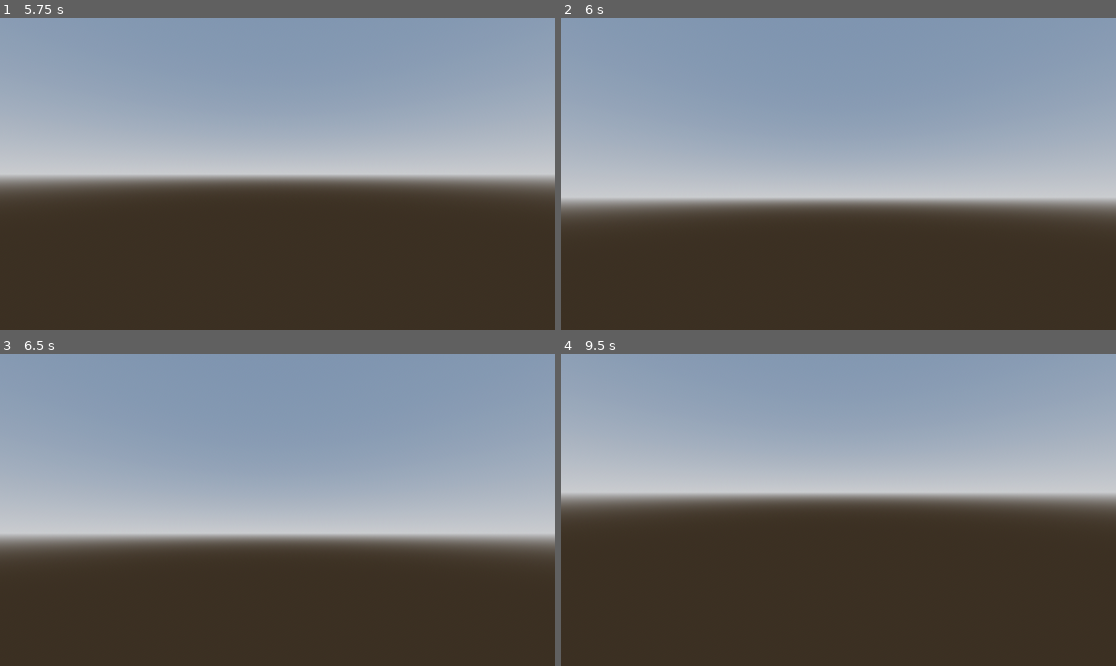
Above: before the commit, frames 1-4 (two rows, left to right).
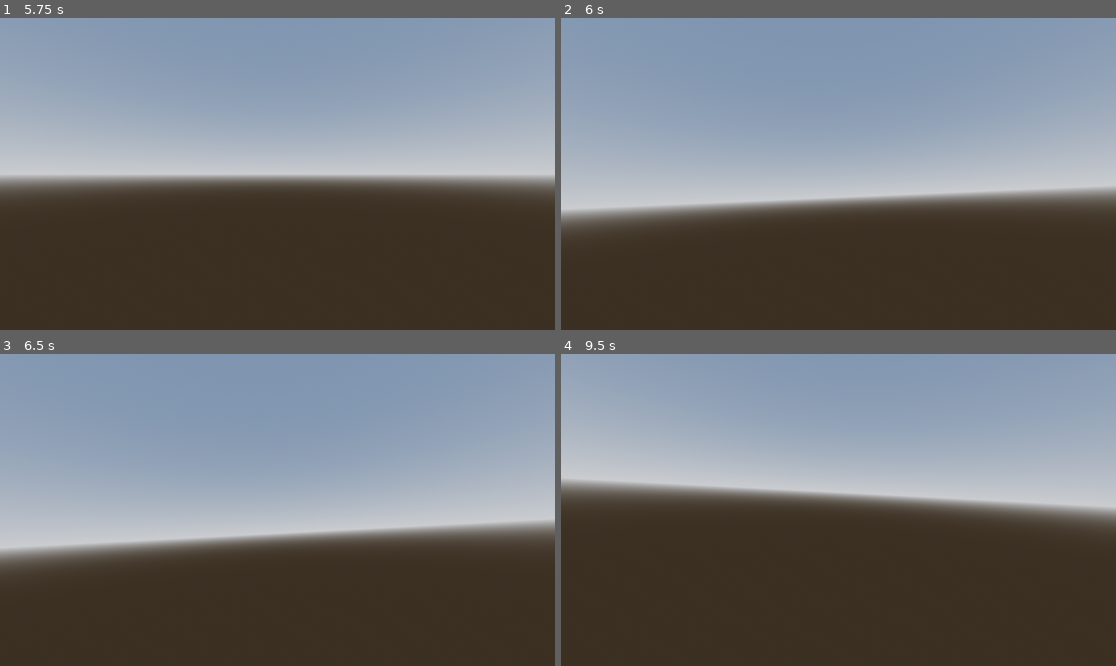
Above: after the commit, the same moments.

Repository: MeiirimZh/incognito
Game: Godot game, scene res://scenes/prototype.tscn
Two runs of this game, one before a commit and one after it. Both use one fixed random seed, a clock stepped at 60 frames per second and the inputs below.
Inputs (mouse positions are in pixels of both pictures, inside the frame that each line leads up to):
- Up to frame 1 (5.75 s): tap Enter at 0.5, 2.75, 4.25 s; move the mouse to (305, 174) at 0.52 s; hold W (move_forward) from 0.53 s (still down); move the mouse to (249, 174) at 1.27 s; tap Space at 2, 3.5, 5 s; move the mouse to (288, 167) at 2.02 s; move the mouse to (271, 180) at 2.77 s; move the mouse to (316, 177) at 3.52 s; move the mouse to (233, 170) at 4.27 s; move the mouse to (283, 174) at 5.02 s
- Up to frame 2 (6 s): move the mouse to (816, 167) at 5.77 s; release W (move_forward) at 5.78 s; hold D (move_right) from 5.78 s (still down)
- Up to frame 3 (6.5 s): keep holding D (move_right)
- Up to frame 4 (9.5 s): move the mouse to (866, 510) at 6.52 s; release D (move_right) at 6.53 s; hold W (move_forward) 6.53-8.78 s; move the mouse to (810, 510) at 7.27 s; move the mouse to (849, 503) at 8.02 s; move the mouse to (832, 516) at 8.77 s; hold A (move_left) from 8.78 s (still down)

Frame 1 is identical in both runs. In frame 2, 4.8% of the frame differs, in the area x 0-100%, y 54-68%; in frame 3, 5.5%, in the area x 0-100%, y 53-69%; in frame 4, 5.5%.

Commit message:
added tilt to movement

Diff:
--- a/scripts/player.gd
+++ b/scripts/player.gd
@@ -11,6 +11,11 @@
 # Variables
 var sensitivity: float = 0.5
 var speed: float = 500.0
+
+# Variables - Tilt
+var target_tilt = 0.0
+var tilt_str = 3.0
+var tilt_speed = 8.0
 
 func _ready() -> void:
 	Input.set_mouse_mode(Input.MOUSE_MODE_CAPTURED)
@@ -33,4 +38,13 @@
 	velocity.x = direction.x * SPEED
 	velocity.z = direction.z * SPEED
 
+	handle_cam_tilt(delta)
+
 	move_and_slide()
+
+func handle_cam_tilt(delta):
+	# Cam tilt
+	var left_strength = Input.get_action_strength("move_left")
+	var right_strength = Input.get_action_strength("move_right")
+	target_tilt = (left_strength - right_strength) * tilt_str
+	cam.rotation_degrees.z = lerp(cam.rotation_degrees.z, target_tilt, tilt_speed * delta)
